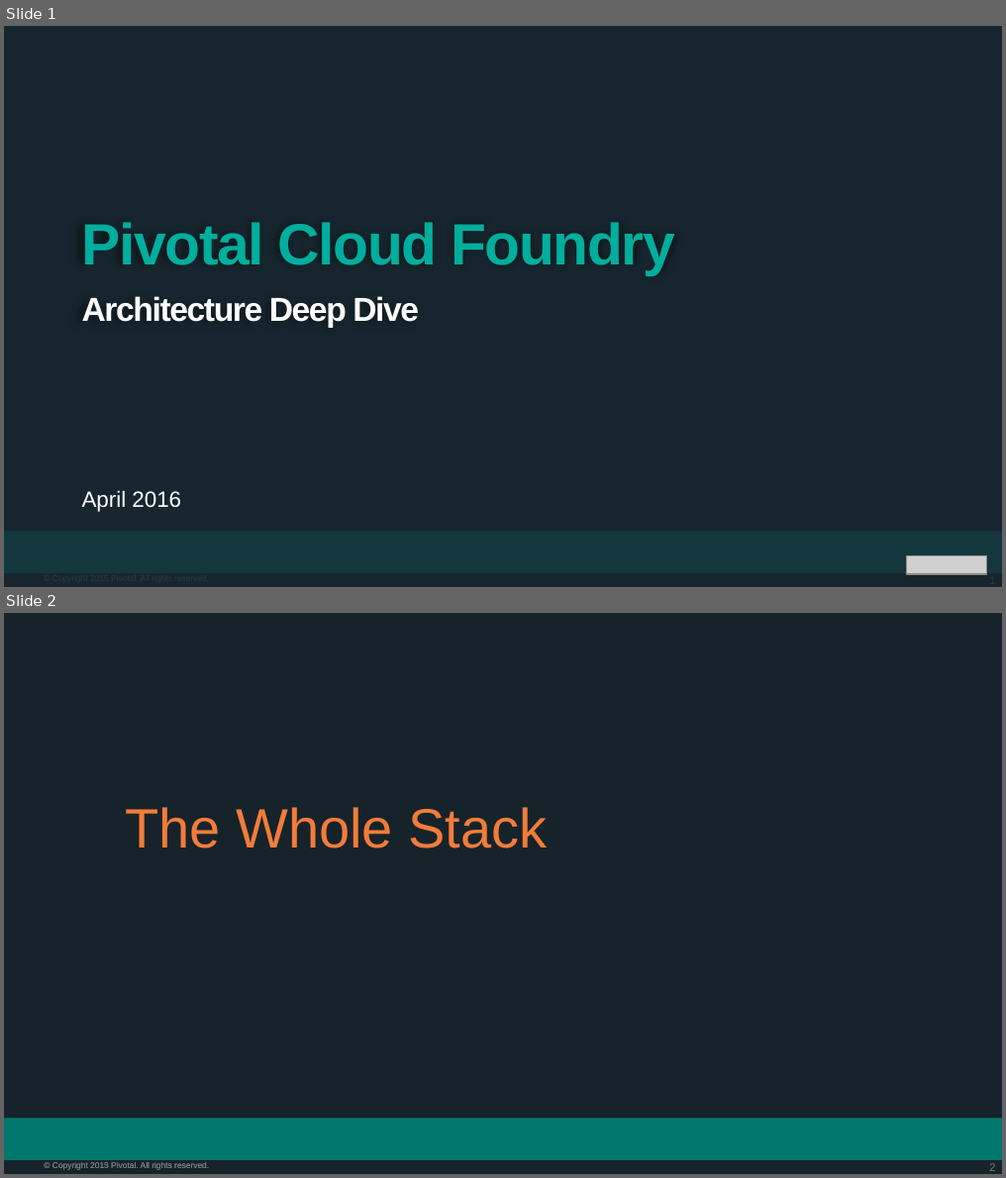
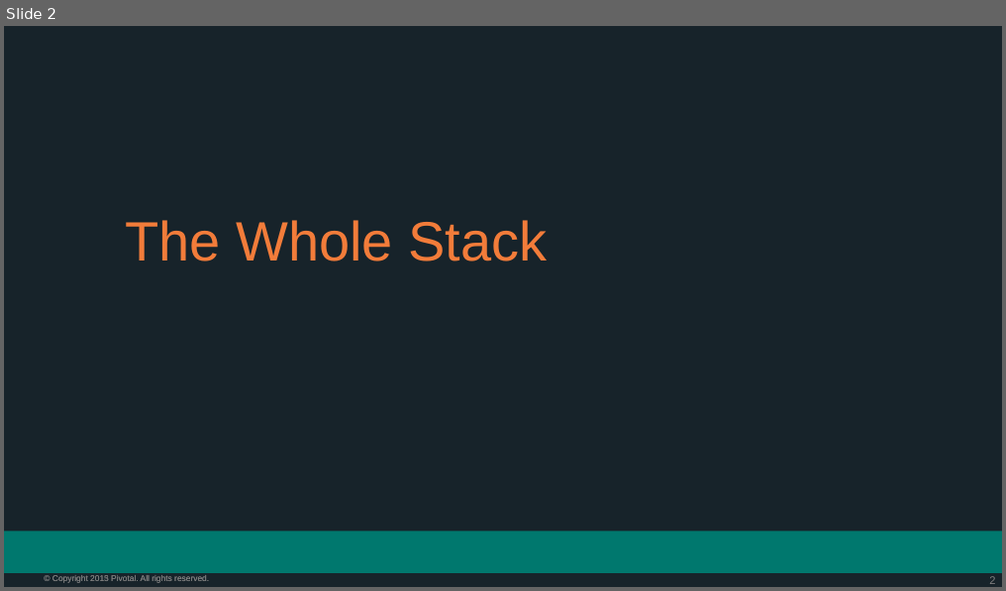
Before and after one commit to bbertka-pivotal/PCF-101-Workshop, a slide deck: presentations/PCF-Architecture.pptx. Shown one above the other, each under a label of ours: slides 1 and 2 before the commit, slide 2 after it. The pictures are 1006x1178 and 1006x591 pixels, drawn with LibreOffice and Linux fonts; fonts in the diff are those of the drawing; grey boxes stand for pictures; background and template pictures are left out. Boxes give left, top, right and bottom in pixels: in the first picture for what was removed or moved away, otherwise in the second. Text is boxed around its words. In the diff, an @@ line names an element or a change of style, - is before the commit and + after.

```diff
--- a/presentations/PCF-Architecture.pptx
+++ b/presentations/PCF-Architecture.pptx
@@ slide 1 removed at <box>4,26,1002,587</box>, background picture (left out); not listed: 3 template elements that a slide beside it also shows @@
@@ rectangle removed at <box>4,26,1002,586</box> @@
@@ text removed at <box>82,222,675,328</box> @@
-Pivotal Cloud Foundry
-Architecture Deep Dive
@@ text removed at <box>82,490,181,512</box> @@
-April 2016
@@ picture removed at <box>907,556,987,574</box> @@
```
Also in this commit, not shown: 1 slide changed, 4 slides added.
